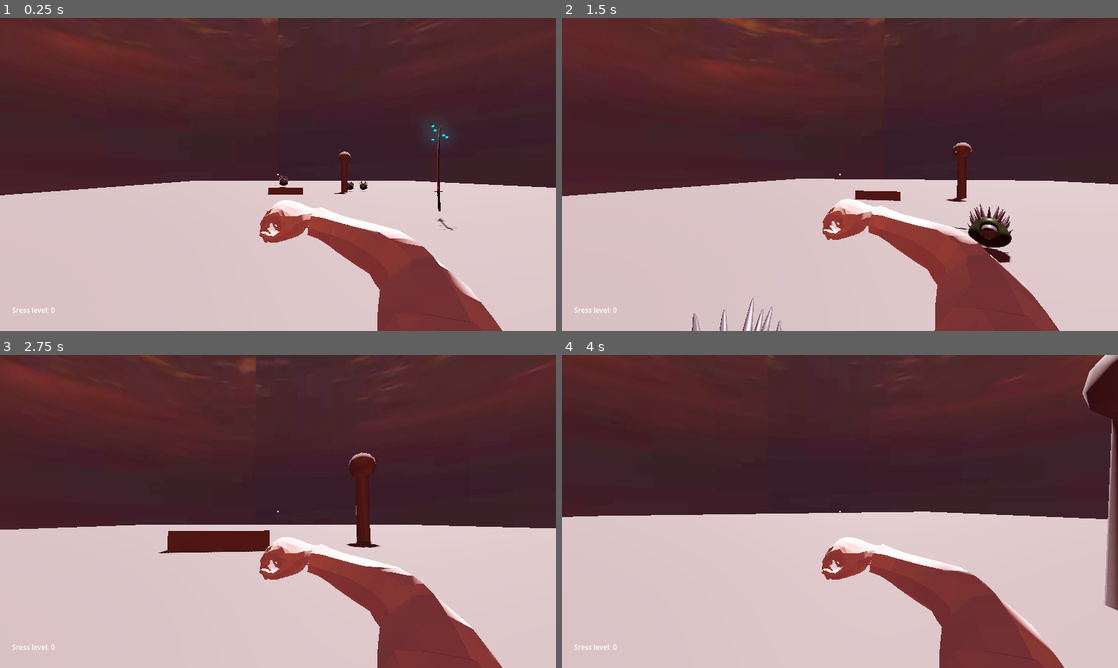
Above: before the commit, frames 1-4 (two rows, left to right).
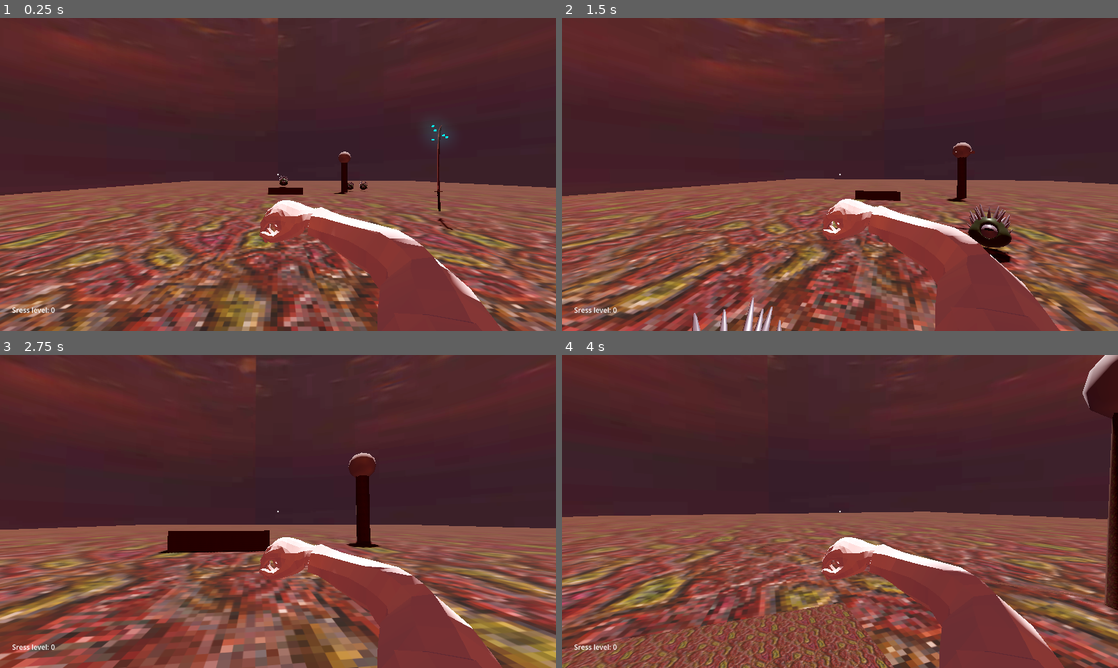
Above: after the commit, the same moments.

Repository: PushingTrooper/lucidnightmare
Game: Godot game, scene res://scenes/World.tscn
Two runs of this game, one before a commit and one after it. Both use one fixed random seed, a clock stepped at 60 frames per second and the inputs below.
Inputs (mouse positions are in pixels of both pictures, inside the frame that each line leads up to):
- Up to frame 1 (0.25 s): no input
- Up to frame 2 (1.5 s): tap Enter (ui_accept) at 0.5 s; move the mouse to (867, 174) at 0.52 s; press the mouse at (867, 174) at 0.53 s; hold W (move_forward) from 0.53 s (still down); tap Space (move_jump) at 0.77 s; move the mouse to (812, 174) at 1.27 s; release the mouse at (812, 174) at 1.28 s; tap Shift (move_sprint) at 1.35 s
- Up to frame 3 (2.75 s): keep holding W (move_forward); tap Space (move_jump) at 1.52 s; move the mouse to (289, 505) at 2.02 s; hold Right mouse button (state_change) from 2.03 s (still down)
- Up to frame 4 (4 s): keep holding W (move_forward); move the mouse to (834, 517) at 2.77 s; release Right mouse button (state_change) at 2.78 s; tap F at 2.85 s; click (834, 517) at 2.92 s; tap Space (move_jump) at 3.02, 3.77 s; move the mouse to (878, 514) at 3.52 s; hold E from 3.53 s (still down)

The runs differ from the first frame. In frame 1, 40% of the frame differs, in the area x 0-100%, y 46-100%; in frame 2, 39%; in frame 3, 39%; in frame 4, 42%, in the area x 0-100%, y 18-100%.

Commit message:
added texture n minor other things

Diff:
--- a/data/projectile/projectile.tscn
+++ b/data/projectile/projectile.tscn
@@ -1,6 +1,7 @@
-[gd_scene load_steps=4 format=3 uid="uid://661fnqnm72ge"]
+[gd_scene load_steps=5 format=3 uid="uid://661fnqnm72ge"]
 
 [ext_resource type="Script" path="res://data/projectile/projectile.gd" id="1_fema8"]
+[ext_resource type="Material" uid="uid://cwbbqmxylbd6l" path="res://materials/projectile.tres" id="2_786da"]
 
 [sub_resource type="BoxMesh" id="BoxMesh_gadh6"]
 
@@ -12,12 +13,14 @@
 script = ExtResource("1_fema8")
 
 [node name="MeshInstance3D" type="MeshInstance3D" parent="."]
-transform = Transform3D(-0.0567598, 0, 0.638092, 0, 0.156684, 0, -0.201188, 0, -0.180021, -0.276608, 0, -0.0317072)
+transform = Transform3D(-0.0567598, 0, 0.638092, 0, 0.0533659, 0, -0.201188, 0, -0.180021, -0.276608, 0, -0.0317072)
 mesh = SubResource("BoxMesh_gadh6")
+surface_material_override/0 = ExtResource("2_786da")
 
 [node name="MeshInstance3D2" type="MeshInstance3D" parent="."]
-transform = Transform3D(0.0795905, 0, 0.593911, 0, 0.156684, 0, -0.154747, 0, 0.305464, 0.2704, 0, 0.0123632)
+transform = Transform3D(0.0795905, 0, 0.593911, 0, 0.0533659, 0, -0.154747, 0, 0.305464, 0.2704, 0, 0.0123632)
 mesh = SubResource("BoxMesh_gadh6")
+surface_material_override/0 = ExtResource("2_786da")
 
 [node name="RayCast3D" type="RayCast3D" parent="."]
 target_position = Vector3(0, 0, -1)
--- /dev/null
+++ b/materials/flesh_material_big.tres
@@ -0,0 +1,7 @@
+[gd_resource type="StandardMaterial3D" load_steps=2 format=3 uid="uid://cak43mqop0rwk"]
+
+[ext_resource type="Texture2D" uid="uid://ba65x7noh34p" path="res://textures/flesh_texture.png" id="1_7es6l"]
+
+[resource]
+albedo_texture = ExtResource("1_7es6l")
+uv1_scale = Vector3(10, 10, 10)
--- /dev/null
+++ b/materials/projectile.tres
@@ -0,0 +1,6 @@
+[gd_resource type="StandardMaterial3D" format=3 uid="uid://cwbbqmxylbd6l"]
+
+[resource]
+emission_enabled = true
+emission = Color(0, 0.443137, 0.215686, 1)
+emission_energy_multiplier = 14.68
--- a/scenes/World.tscn
+++ b/scenes/World.tscn
@@ -8,6 +8,7 @@
 [ext_resource type="Material" uid="uid://cobea0lginwat" path="res://materials/flesh_material.tres" id="3_vmra8"]
 [ext_resource type="PackedScene" uid="uid://uuscghn28xmu" path="res://scenes/enemy_ground.tscn" id="8_ju2w8"]
 [ext_resource type="PackedScene" uid="uid://dh5ocxx7e48wt" path="res://scenes/enemy_wall.tscn" id="8_p3umd"]
+[ext_resource type="Material" uid="uid://cak43mqop0rwk" path="res://materials/flesh_material_big.tres" id="8_tx1i2"]
 [ext_resource type="PackedScene" uid="uid://37min1kbfjfs" path="res://scenes/weapon_pick_up.tscn" id="9_4sdkt"]
 
 [sub_resource type="PanoramaSkyMaterial" id="PanoramaSkyMaterial_qct8x"]
@@ -158,6 +159,7 @@
 
 [node name="CSGBox3D2" type="CSGBox3D" parent="."]
 transform = Transform3D(1, 0, 0, 0, 1, 0, 0, 0, 1, 11.041, 0, -178.609)
+material_override = ExtResource("8_tx1i2")
 use_collision = true
 size = Vector3(100, 1, 100)
 
Not shown: 1 places in scenes/World.tscn that only renumber resources
